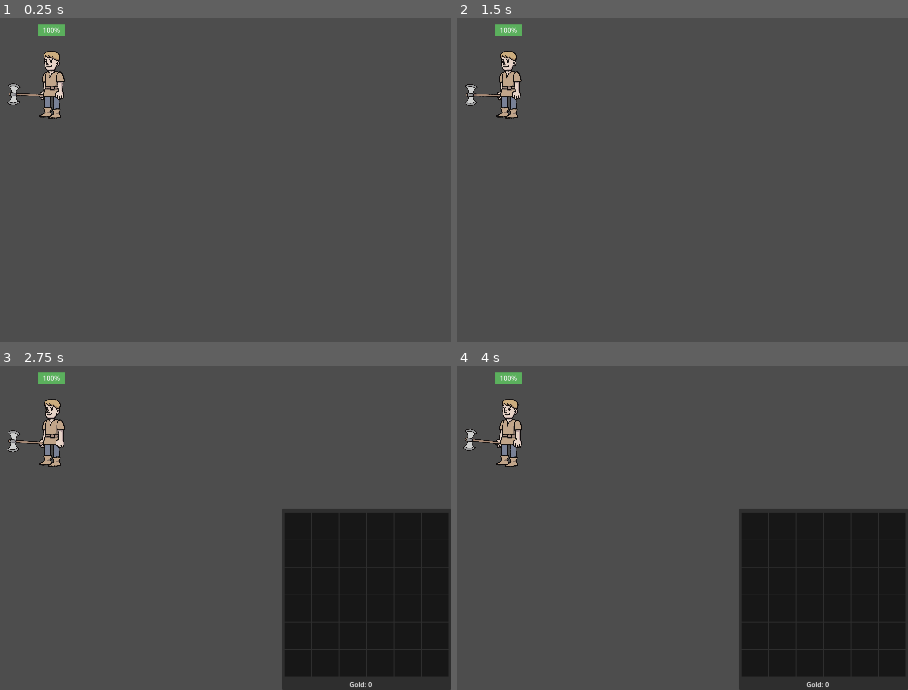
Above: before the commit, frames 1-4 (two rows, left to right).
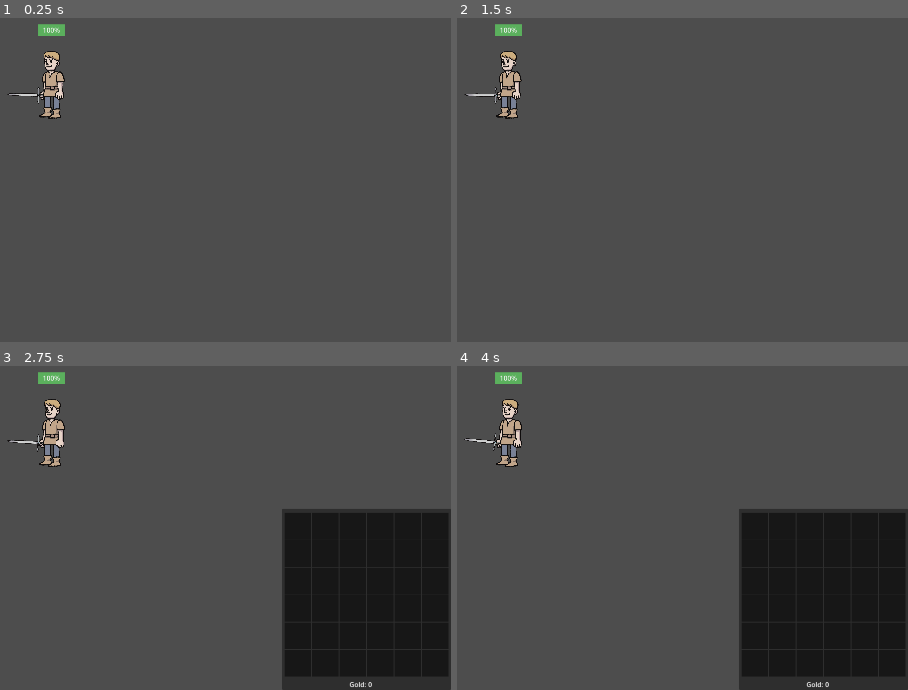
Above: after the commit, the same moments.

Repository: jonathaneeckhout/jdungeon
Game: Godot game, scene res://scenes/player/Player.tscn
Same seed, same stepped clock (60 frames per second), same inputs: the game is played once before the commit and once after it. This scene is started directly instead of the project's main scene.
Inputs (mouse positions are in pixels of both pictures, inside the frame that each line leads up to):
- Up to frame 1 (0.25 s): no input
- Up to frame 2 (1.5 s): move the mouse to (682, 95) at 0.52 s; press the mouse at (682, 95) at 0.53 s; release the mouse at (682, 95) at 1.25 s; drag from (outside the picture) to (506, 118) at 1.27 s
- Up to frame 3 (2.75 s): move the mouse to (130, 366) at 2.02 s; hold B (j_toggle_bag) from 2.03 s (still down); click (130, 366) at 2.17 s
- Up to frame 4 (4 s): release B (j_toggle_bag) at 2.75 s; drag from (754, 524) to (outside the picture) at 2.77 s; drag from (781, 524) to (506, 466) at 3.52 s

The runs differ from the first frame. In frame 1, 0.2% of the frame differs, in the area x 1-10%, y 20-27%; in frame 2, 0.2%; in frame 3, 0.2%; in frame 4, 0.2%, in the area x 1-10%, y 19-27%.
Error in both runs: Invalid access to property or key 'clock' on a base object of type 'Nil'. (res://scripts/classes/JSynchronizer.gd:42)

Commit message:
Revert "match other weapons positioning"
This reverts commit b2b872902ccd2159a0ded4daf6cb44d9520198ac.

Diff:
--- a/scenes/player/Player.tscn
+++ b/scenes/player/Player.tscn
@@ -1,10 +1,9 @@
-[gd_scene load_steps=20 format=3 uid="uid://cycpseafpexil"]
+[gd_scene load_steps=19 format=3 uid="uid://cycpseafpexil"]
 
 [ext_resource type="Script" path="res://scenes/player/Player.gd" id="1_yw2vn"]
 [ext_resource type="Texture2D" uid="uid://fuk2rvw34m4d" path="res://assets/player/base/Basecharacter.png" id="2_dug5c"]
 [ext_resource type="Texture2D" uid="uid://b38ld53gomnkq" path="res://assets/player/base/base_fronthand.png" id="3_dw8ng"]
 [ext_resource type="Texture2D" uid="uid://dyv7uagfvwjw0" path="res://assets/player/base/base_handback.png" id="4_gw0jc"]
-[ext_resource type="Texture2D" uid="uid://dbrok0x3ij7yn" path="res://assets/equipment/weapons/axe.png" id="4_rv4cj"]
 [ext_resource type="Texture2D" uid="uid://dhpyicp5pnbh7" path="res://assets/player/base/base_head.png" id="5_dr4ej"]
 [ext_resource type="Texture2D" uid="uid://d2uess8ln1r1k" path="res://assets/player/base/base_leg.png" id="6_ph7fa"]
 [ext_resource type="Texture2D" uid="uid://brvhtyjeyjceq" path="res://assets/player/base/base_legback.png" id="7_jpcwx"]
@@ -839,7 +838,7 @@
 position = Vector2(80, 470)
 rotation = 1.57079
 scale = Vector2(1, 1)
-texture = ExtResource("4_rv4cj")
+texture = ExtResource("8_4ai0o")
 offset = Vector2(0.00012207, 800)
 metadata/_edit_lock_ = true
 
Binary file changed: assets/equipment/weapons/axe.png
Binary file changed: assets/equipment/weapons/club.png
